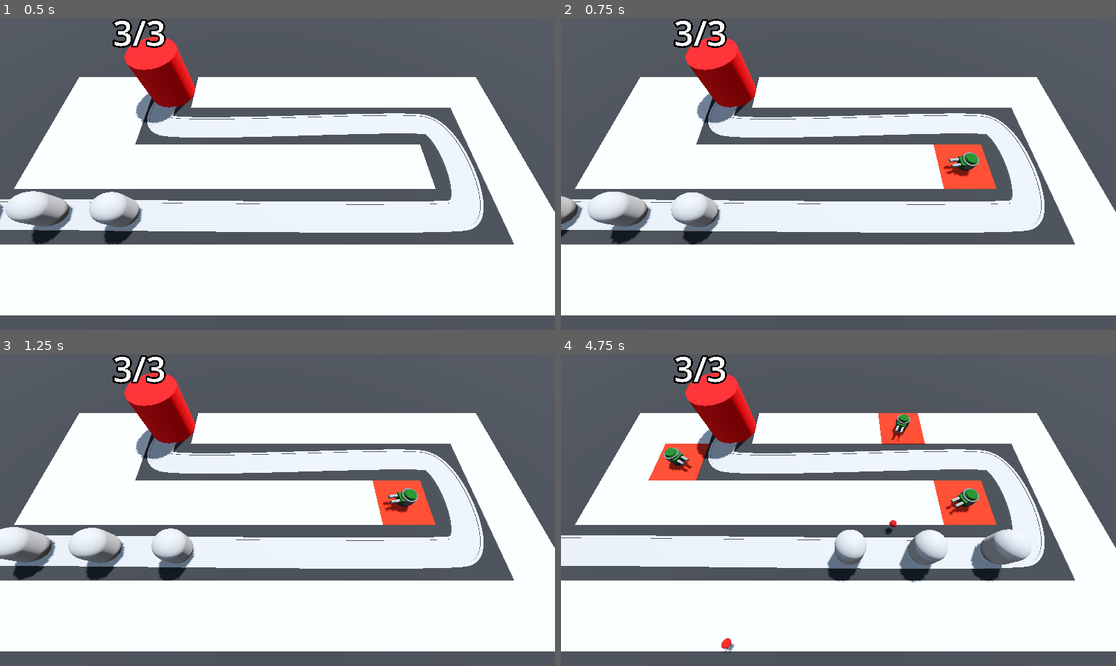
Above: before the commit, frames 1-4 (two rows, left to right).
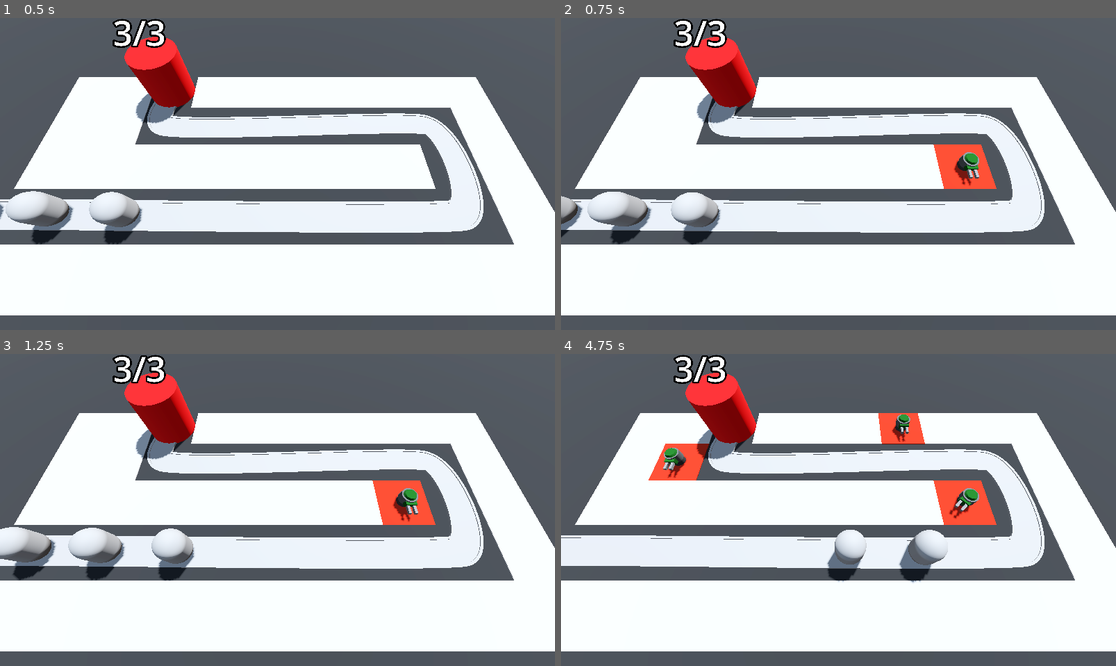
Above: after the commit, the same moments.

Repository: MateuszKosowski/Barbarian-Tower-Defense
Game: Godot game, scene res://Scenes/BaseLvl.tscn
The game is run twice, just before and just after one commit, with the same random seed, the same clock (stepped at 60 frames per second) and the same inputs.
Inputs (mouse positions are in pixels of both pictures, inside the frame that each line leads up to):
- Up to frame 1 (0.5 s): no input
- Up to frame 2 (0.75 s): move the mouse to (960, 158) at 0.52 s; press the mouse at (960, 158) at 0.53 s
- Up to frame 3 (1.25 s): no input
- Up to frame 4 (4.75 s): move the mouse to (727, 525) at 1.27 s; release the mouse at (727, 525) at 1.28 s; click (727, 525) at 1.35 s; move the mouse to (894, 441) at 2.02 s; press the mouse at (894, 441) at 2.03 s; move the mouse to (810, 572) at 2.77 s; release the mouse at (810, 572) at 2.78 s; click (810, 572) at 2.85 s; move the mouse to (1005, 556) at 3.52 s; press the mouse at (1005, 556) at 3.53 s; move the mouse to (672, 463) at 4.27 s; release the mouse at (672, 463) at 4.28 s; click (672, 463) at 4.35 s

Frame 1 is identical in both runs. In frame 2, 0.2% of the frame differs, in the area x 68-76%, y 44-54%; in frame 3, 0.2%; in frame 4, 1.5%, in the area x 18-85%, y 19-96%.

Commit message:
Find best target

Diff:
--- a/Scenes/BaseLvl.tscn
+++ b/Scenes/BaseLvl.tscn
@@ -101,15 +101,15 @@
 path_joined = false
 
 [node name="Enemy" parent="Path3D" instance=ExtResource("2_seqym")]
-transform = Transform3D(-0.00953455, 0, -0.999935, 0, 1, 0, 0.999935, 0, -0.00953455, -13.0015, 0, 5.99853)
-progress = 10.0
+transform = Transform3D(0.149712, 0, -0.98871, 0, 1, 0, 0.98871, 0, 0.149712, -23, 0, 6)
 
 [node name="Enemy2" parent="Path3D" instance=ExtResource("2_seqym")]
 transform = Transform3D(-0.00572063, 0, -0.999964, 0, 1, 0, 0.999964, 0, -0.00572063, -18.0014, 0, 5.95805)
 progress = 5.0
 
 [node name="Enemy3" parent="Path3D" instance=ExtResource("2_seqym")]
-transform = Transform3D(0.149712, 0, -0.98871, 0, 1, 0, 0.98871, 0, 0.149712, -23, 0, 6)
+transform = Transform3D(-0.00953455, 0, -0.999935, 0, 1, 0, 0.999935, 0, -0.00953455, -13.0015, 0, 5.99853)
+progress = 10.0
 
 [node name="Base" parent="." instance=ExtResource("3_gnxop")]
 
--- a/Scenes/Enemy/Enemy.gd
+++ b/Scenes/Enemy/Enemy.gd
@@ -1,7 +1,18 @@
 extends PathFollow3D
 
 @export var speed: float = 5.0
+@export var max_hp: int = 50
+
+var curr_hp: int:
+	set(health_in):
+		curr_hp = health_in
+		if curr_hp < 1:
+			queue_free()
+
 @onready var base = get_tree().get_first_node_in_group("base")
+
+func _ready() -> void:
+	curr_hp = max_hp
 
 func _process(delta: float) -> void:
 	$".".progress += (delta * speed)
--- a/Scenes/Enemy/Enemy.tscn
+++ b/Scenes/Enemy/Enemy.tscn
@@ -1,8 +1,12 @@
-[gd_scene load_steps=3 format=3 uid="uid://b5f4u1bvar021"]
+[gd_scene load_steps=4 format=3 uid="uid://b5f4u1bvar021"]
 
 [ext_resource type="Script" path="res://Scenes/Enemy/Enemy.gd" id="1_r3yuj"]
 
 [sub_resource type="CapsuleMesh" id="CapsuleMesh_77pwe"]
+radius = 1.0
+height = 3.0
+
+[sub_resource type="CapsuleShape3D" id="CapsuleShape3D_bgs3r"]
 radius = 1.0
 height = 3.0
 
@@ -14,3 +18,9 @@
 [node name="MeshInstance3D" type="MeshInstance3D" parent="."]
 transform = Transform3D(1, 0, 0, 0, 1, 0, 0, 0, 1, 0, 1.5, 0)
 mesh = SubResource("CapsuleMesh_77pwe")
+
+[node name="Area3D" type="Area3D" parent="." groups=["enemy_area"]]
+
+[node name="CollisionShape3D" type="CollisionShape3D" parent="Area3D"]
+transform = Transform3D(1, 0, 0, 0, 1, 0, 0, 0, 1, 0, 1.5, 0)
+shape = SubResource("CapsuleShape3D_bgs3r")
--- a/Scenes/Turret/projectile.gd
+++ b/Scenes/Turret/projectile.gd
@@ -8,3 +8,8 @@
 
 func _on_end_of_life_timeout() -> void:
 	$".".queue_free()
+
+func _on_area_entered(area: Area3D) -> void:
+	if area.is_in_group("enemy_area"):
+		area.get_parent().curr_hp -= 25
+		queue_free()
--- a/Scenes/Turret/projectile.tscn
+++ b/Scenes/Turret/projectile.tscn
@@ -24,4 +24,5 @@
 wait_time = 3.0
 autostart = true
 
+[connection signal="area_entered" from="." to="." method="_on_area_entered"]
 [connection signal="timeout" from="EndOfLife" to="." method="_on_end_of_life_timeout"]
--- a/Scenes/Turret/turret.gd
+++ b/Scenes/Turret/turret.gd
@@ -1,17 +1,32 @@
 extends Node3D
 
 @export var projectile: PackedScene
+@export var turret_range: float = 10.0
 var enemy_path: Path3D
+var target: PathFollow3D
 @onready var barrels: Array = [$TurretBase/TurretTop/Visor/Barrel, $TurretBase/TurretTop/Visor/Barrel2]
 
 func _physics_process(delta: float) -> void:
-	var enemy = enemy_path.get_children().back()
-	$".".look_at(enemy.global_position, Vector3.UP, true)
+	target = find_best_target()
+	if target:
+		$".".look_at(target.global_position, Vector3.UP, true)
 
 func _on_reload_timeout() -> void:
-	var shot = projectile.instantiate()
-	shot.scale = Vector3(0.5, 0.5, 0.5)
-	var random_barrel = barrels[randi() % barrels.size()]
-	$".".add_child(shot)
-	shot.global_position = random_barrel.global_position
-	shot.direction = $".".global_transform.basis.z
+	if target:
+		var shot = projectile.instantiate()
+		shot.scale = Vector3(0.5, 0.5, 0.5)
+		var random_barrel = barrels[randi() % barrels.size()]
+		$".".add_child(shot)
+		shot.global_position = random_barrel.global_position
+		shot.direction = $".".global_transform.basis.z
+
+func find_best_target() -> PathFollow3D:
+	var best_target = null
+	var best_progress = 0
+	for enemy in enemy_path.get_children():
+		if enemy is PathFollow3D:
+			var distance = global_position.distance_to(enemy.global_position)
+			if (distance <= turret_range):
+				if enemy.progress > best_progress:
+					best_target = enemy
+	return best_target
Not shown: 4 places in MeshLibraries/SpaceLib.tres that only renumber resources
